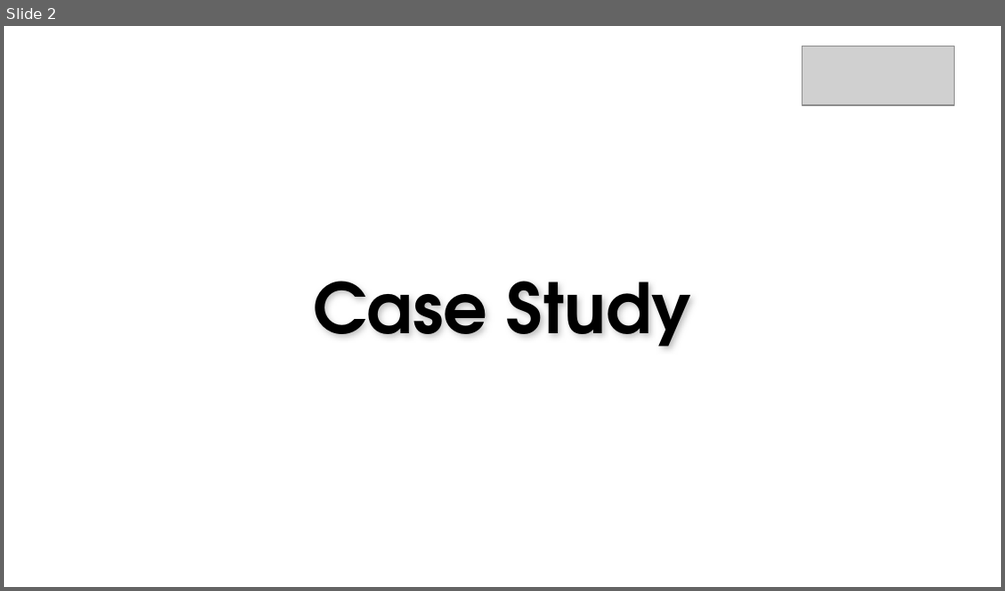
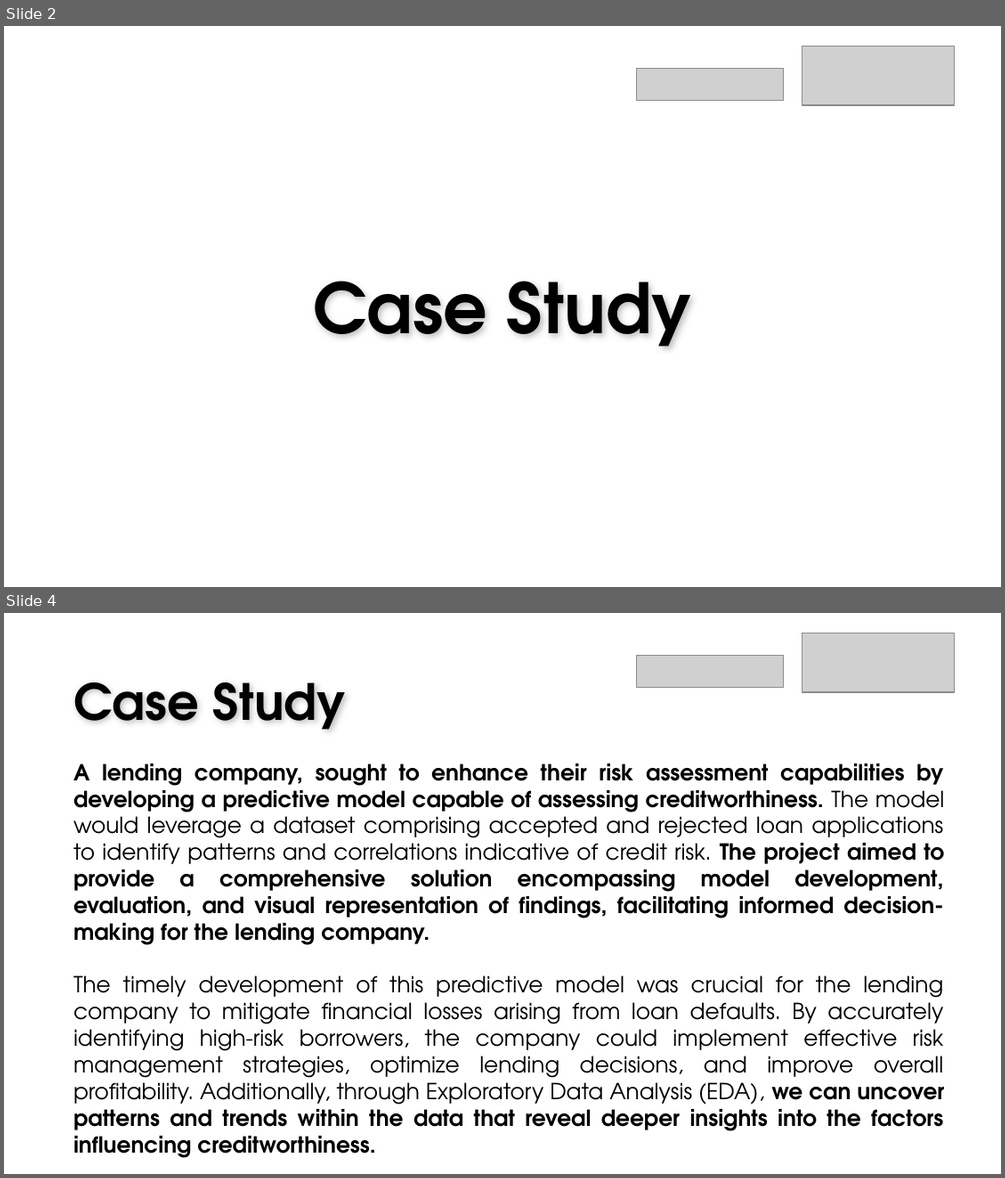
Before and after one commit to gisellehalim/idx-ds-vix-rakamin, a slide deck: PPT IDX Partners x Rakamin Academy.pptx. Shown one above the other, each under a label of ours: slide 2 before the commit, slides 2 and 4 after it; the slides between them are not shown. The pictures are 1005x591 and 1005x1178 pixels, drawn with LibreOffice and Linux fonts; fonts in the diff are those of the drawing; grey boxes stand for pictures; background and template pictures are left out. Boxes give left, top, right and bottom in pixels: in the first picture for what was removed or moved away, otherwise in the second. Text is boxed around its words. In the diff, an @@ line names an element or a change of style, - is before the commit and + after.

```diff
--- a/PPT IDX Partners x Rakamin Academy.pptx
+++ b/PPT IDX Partners x Rakamin Academy.pptx
@@ slide 4 added at (4, 613, 1001, 1174), background picture (left out) @@
@@ picture added at (801, 633, 954, 691) @@
@@ picture added at (637, 655, 784, 687) @@
@@ text added at (73, 682, 346, 730), 36 pt, text #000000, bold @@
+Case Study
@@ text added at (73, 763, 945, 1131), 16 pt, text #000000 @@
+A lending company, sought to enhance their risk assessment capabilities by developing a predictive model capable of assessing creditworthiness. The model would leverage a dataset comprising accepted and rejected loan applications to identify patterns and correlations indicative of credit risk. The project aimed to provide a comprehensive solution encompassing model development, evaluation, and visual representation of findings, facilitating informed decision-making for the lending company.
+The timely development of this predictive model was crucial for the lending company to mitigate financial losses arising from loan defaults. By accurately identifying high-risk borrowers, the company could implement effective risk management strategies, optimize lending decisions, and improve overall profitability. Additionally, through Exploratory Data Analysis (EDA), we can uncover patterns and trends within the data that reveal deeper insights into the factors influencing creditworthiness.
@@ slide 2 changed as well @@
@@ picture added at (637, 68, 784, 100) @@
```
Also in this commit, not shown: 10 other slides changed, 29 other slides added, 12 slides removed, 3 other files.
